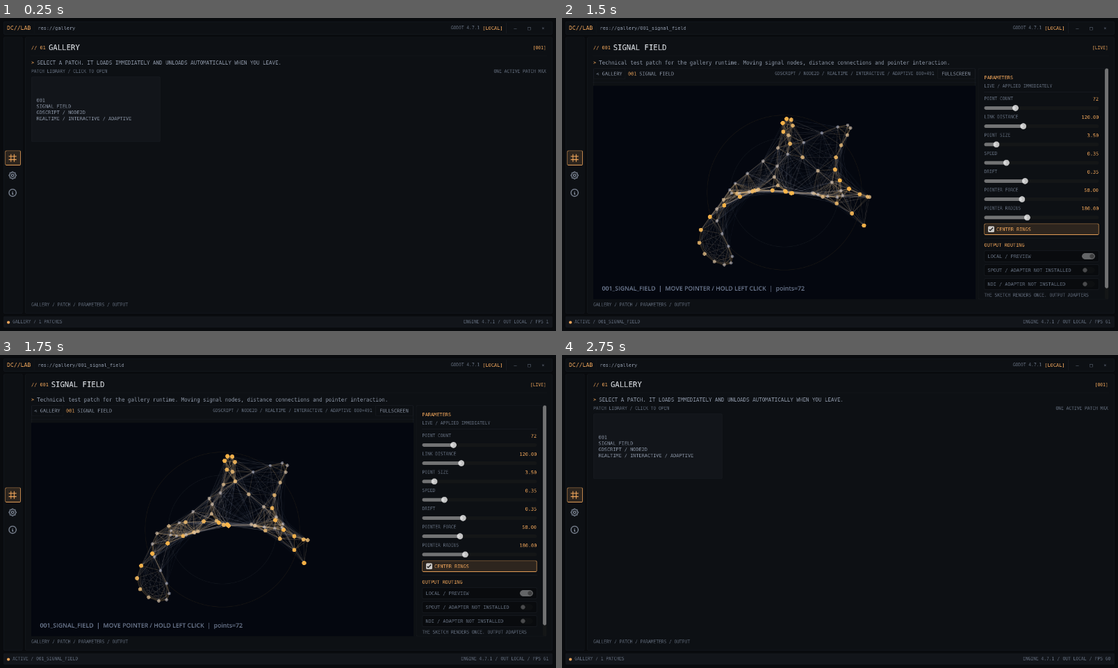
Above: before the commit, frames 1-4 (two rows, left to right).
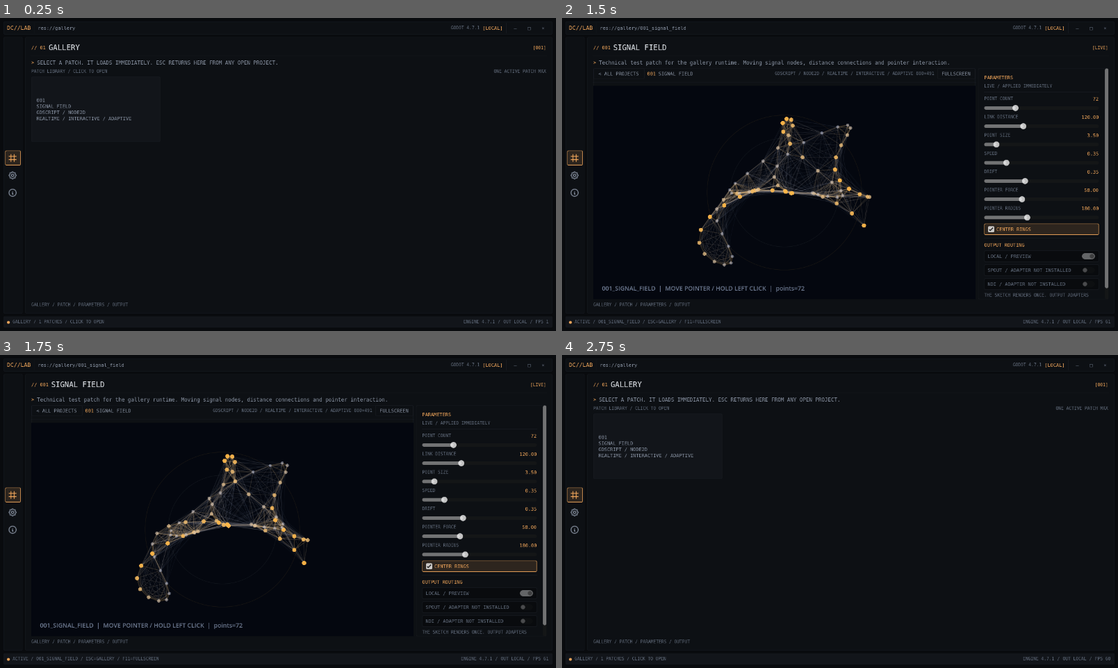
Above: after the commit, the same moments.

Repository: Rzbck/godot-creative-lab
Game: Godot game, scene res://app/main/main.tscn
Same seed, same stepped clock (60 frames per second), same inputs: the game is played once before the commit and once after it.
Inputs (mouse positions are in pixels of both pictures, inside the frame that each line leads up to):
- Up to frame 1 (0.25 s): no input
- Up to frame 2 (1.5 s): click (573, 158) at 0.5 s; click "001 SIGNAL FIELD GDSCRIPT / N…" at 1.25 s
- Up to frame 3 (1.75 s): no input
- Up to frame 4 (2.75 s): click "< GALLERY" (after the commit: "< ALL PROJECTS") at 2 s

The runs differ from the first frame. In frame 1, 0.2% of the frame differs, in the area x 11-51%, y 13-98%; in frame 2, 0.2%, in the area x 6-29%, y 17-98%; in frame 3, 0.2%; in frame 4, 0.2%.

Commit message:
fix: restore fullscreen state and streamline gallery return

Diff:
--- a/app/main/main.gd
+++ b/app/main/main.gd
@@ -48,6 +48,10 @@
 var _active_definition: Dictionary = {}
 var _active_sketch: Node = null
 var _fullscreen_active: bool = false
+var _fullscreen_transition: bool = false
+var _fullscreen_previous_mode: int = DisplayServer.WINDOW_MODE_WINDOWED
+var _fullscreen_previous_position: Vector2i = Vector2i.ZERO
+var _fullscreen_previous_size: Vector2i = Vector2i(1280, 720)
 var _last_preview_size: Vector2i = Vector2i.ZERO
 
 var _last_window_mode: int = -1
@@ -75,6 +79,12 @@
     about_button.pressed.connect(_show_about)
     project_back_button.pressed.connect(_show_gallery)
     fullscreen_button.pressed.connect(_enter_render_fullscreen)
+
+    project_back_button.text = "< ALL PROJECTS"
+    project_back_button.custom_minimum_size = Vector2(118, 24)
+    project_back_button.tooltip_text = "Back to Gallery / Esc"
+    gallery_button.tooltip_text = "Gallery / all projects / Esc"
+    fullscreen_button.tooltip_text = "Render fullscreen / F11 / Esc to return"
 
     minimize_button.pressed.connect(_minimize_window)
     maximize_button.pressed.connect(_toggle_maximize_window)
@@ -94,7 +104,7 @@
 func _process(_delta: float) -> void:
     var mode: int = DisplayServer.window_get_mode()
 
-    if mode == DisplayServer.WINDOW_MODE_WINDOWED and not _restoring_window:
+    if mode == DisplayServer.WINDOW_MODE_WINDOWED and not _restoring_window and not _fullscreen_transition:
         _remember_windowed_rect()
 
     if mode != _last_window_mode:
@@ -106,14 +116,28 @@
 
 
 func _input(event: InputEvent) -> void:
-    if _fullscreen_active:
-        if event is InputEventKey:
-            var key_event: InputEventKey = event as InputEventKey
-            if key_event.pressed and not key_event.echo and key_event.keycode == KEY_ESCAPE:
-                _exit_render_fullscreen()
+    if event is InputEventKey:
+        var key_event: InputEventKey = event as InputEventKey
+        if key_event.pressed and not key_event.echo:
+            if key_event.keycode == KEY_ESCAPE:
+                if _fullscreen_active:
+                    _exit_render_fullscreen()
+                    get_viewport().set_input_as_handled()
+                    return
+                if project_view.visible and is_instance_valid(_active_sketch):
+                    _show_gallery()
+                    get_viewport().set_input_as_handled()
+                    return
+
+            if key_event.keycode == KEY_F11 and is_instance_valid(_active_sketch):
+                if _fullscreen_active:
+                    _exit_render_fullscreen()
+                else:
+                    _enter_render_fullscreen()
                 get_viewport().set_input_as_handled()
                 return
 
+    if _fullscreen_active:
         if is_instance_valid(_active_sketch):
             sketch_viewport.push_input(event, true)
             get_viewport().set_input_as_handled()
@@ -237,7 +261,7 @@
     page_path.text = "res://gallery/%s" % str(definition.get("id", "unknown"))
     page_tag.text = "[LIVE]"
     page_body.text = description_text
-    status_label.text = "ACTIVE / %s" % str(definition.get("id", "unknown")).to_upper()
+    status_label.text = "ACTIVE / %s / ESC=GALLERY / F11=FULLSCREEN" % str(definition.get("id", "unknown")).to_upper()
 
     project_index.text = index_text
     project_title.text = title_text
@@ -366,8 +390,8 @@
     page_title.text = "GALLERY"
     page_path.text = "res://gallery"
     page_tag.text = "[%03d]" % _catalog.size()
-    page_body.text = "SELECT A PATCH. IT LOADS IMMEDIATELY AND UNLOADS AUTOMATICALLY WHEN YOU LEAVE."
-    status_label.text = "GALLERY / %d PATCHES" % _catalog.size()
+    page_body.text = "SELECT A PATCH. IT LOADS IMMEDIATELY. ESC RETURNS HERE FROM ANY OPEN PROJECT."
+    status_label.text = "GALLERY / %d PATCHES / CLICK TO OPEN" % _catalog.size()
 
 
 func _show_settings() -> void:
@@ -407,19 +431,59 @@
 
 
 func _enter_render_fullscreen() -> void:
-    if not is_instance_valid(_active_sketch):
-        return
+    if not is_instance_valid(_active_sketch) or _fullscreen_active or _fullscreen_transition:
+        return
+
+    _fullscreen_transition = true
+    _fullscreen_previous_mode = DisplayServer.window_get_mode()
+
+    if _fullscreen_previous_mode == DisplayServer.WINDOW_MODE_WINDOWED:
+        _fullscreen_previous_position = DisplayServer.window_get_position()
+        _fullscreen_previous_size = DisplayServer.window_get_size()
 
     _fullscreen_active = true
     fullscreen_overlay.visible = true
+    fullscreen_texture.texture = sketch_viewport.get_texture()
+    DisplayServer.window_set_mode(DisplayServer.WINDOW_MODE_FULLSCREEN)
+    call_deferred("_finish_enter_render_fullscreen")
+
+
+func _finish_enter_render_fullscreen() -> void:
+    await get_tree().process_frame
+    await get_tree().process_frame
+    _last_preview_size = Vector2i.ZERO
+    _sync_preview_resolution(true)
     fullscreen_overlay.grab_focus()
-    call_deferred("_sync_preview_resolution", true)
+    _fullscreen_transition = false
 
 
 func _exit_render_fullscreen() -> void:
+    if not _fullscreen_active or _fullscreen_transition:
+        return
+
+    _fullscreen_transition = true
+    DisplayServer.window_set_mode(_fullscreen_previous_mode)
+    call_deferred("_finish_exit_render_fullscreen")
+
+
+func _finish_exit_render_fullscreen() -> void:
+    await get_tree().process_frame
+
+    if _fullscreen_previous_mode == DisplayServer.WINDOW_MODE_WINDOWED:
+        DisplayServer.window_set_position(_fullscreen_previous_position)
+        DisplayServer.window_set_size(_fullscreen_previous_size)
+
+    await get_tree().process_frame
+    await get_tree().process_frame
+
     _fullscreen_active = false
     fullscreen_overlay.visible = false
-    call_deferred("_sync_preview_resolution", true)
+    _fullscreen_transition = false
+    _last_preview_size = Vector2i.ZERO
+
+    await get_tree().process_frame
+    _sync_preview_resolution(true)
+    _sync_window_controls()
 
 
 func _sync_preview_resolution(force: bool = false) -> void:
